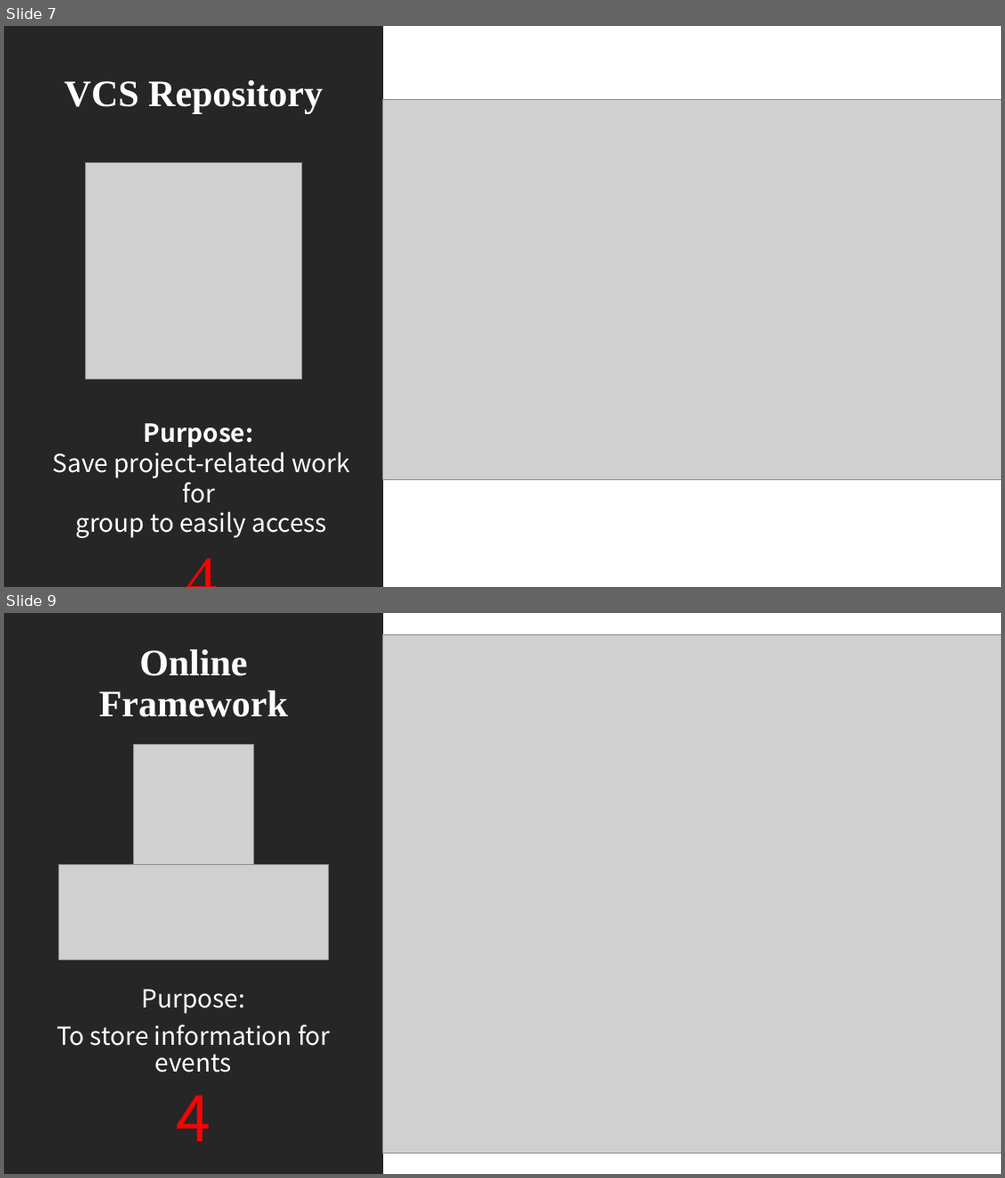
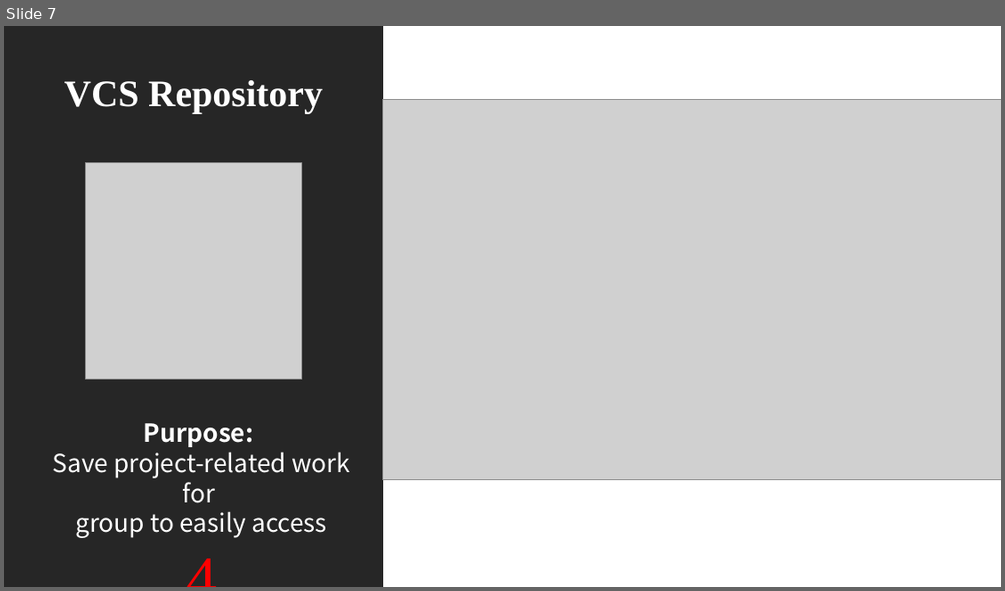
Before and after one commit to Computer-Girl/3308Project, a slide deck: LetsGo.pptx. Shown one above the other, each under a label of ours: slides 7 and 9 before the commit, slide 7 after it; the slides between them are not shown. The pictures are 1005x1178 and 1005x591 pixels, drawn with LibreOffice and Linux fonts; fonts in the diff are those of the drawing; grey boxes stand for pictures. Boxes give left, top, right and bottom in pixels: in the first picture for what was removed or moved away, otherwise in the second. Text is boxed around its words. In the diff, an @@ line names an element or a change of style, - is before the commit and + after.

```diff
--- a/LetsGo.pptx
+++ b/LetsGo.pptx
@@ slide 9 removed at (4, 613, 1001, 1174), background #FFFFFF @@
@@ rectangle removed at (4, 613, 383, 1174) @@
@@ picture removed at (383, 634, 1001, 1153) @@
@@ title removed at (99, 649, 288, 717) @@
-Online Framework
@@ picture removed at (133, 745, 254, 865) @@
@@ picture removed at (58, 865, 329, 960) @@
@@ text removed at (57, 989, 331, 1141) @@
-Purpose:
-To store information for events
-4
```
Also in this commit, not shown: 4 slides changed.
